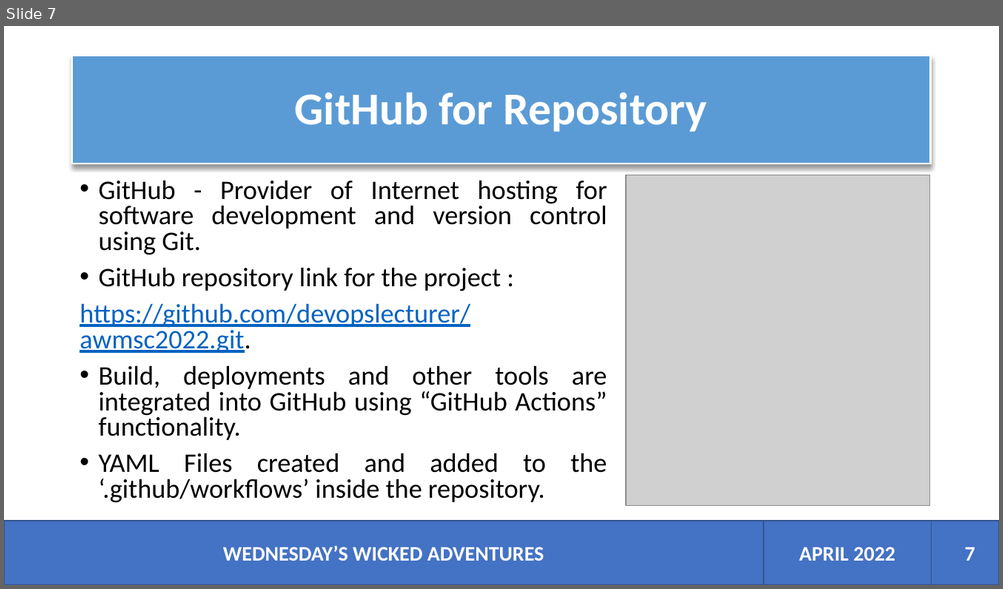
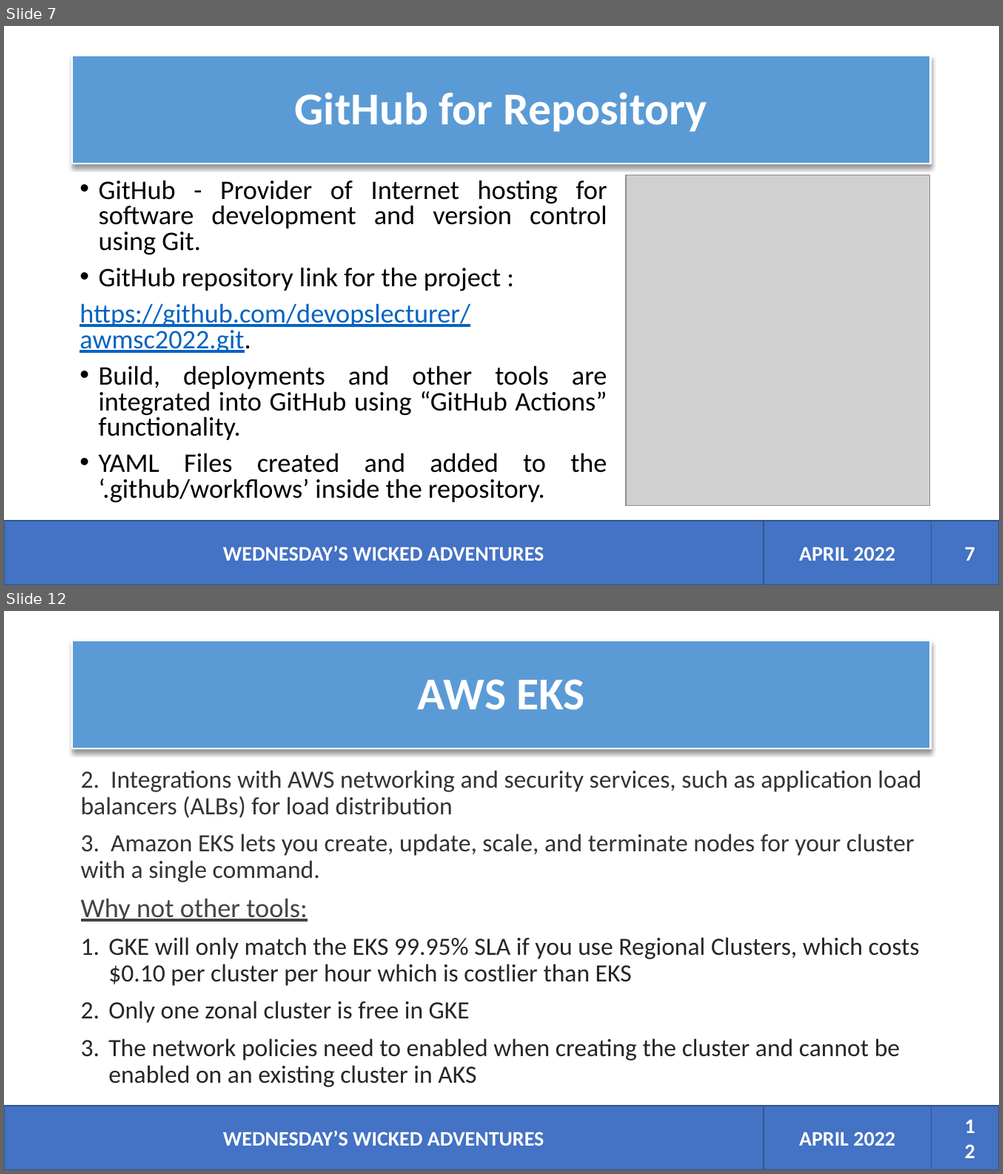
Before and after one commit to devopslecturer/awmsc2022, a slide deck: Wicked Adventures.pptx. Shown one above the other, each under a label of ours: slide 7 before the commit, slides 7 and 12 after it; the slides between them are not shown. The pictures are 1003x589 and 1003x1174 pixels, drawn with LibreOffice and Linux fonts; fonts in the diff are those of the drawing; grey boxes stand for pictures. Boxes give left, top, right and bottom in pixels: in the first picture for what was removed or moved away, otherwise in the second. Text is boxed around its words. In the diff, an @@ line names an element or a change of style, - is before the commit and + after.

```diff
--- a/Wicked Adventures.pptx
+++ b/Wicked Adventures.pptx
@@ slide 12 added at (x1=4, y1=611, x2=999, y2=1170), background #FFFFFF @@
@@ title added at (x1=73, y1=641, x2=930, y2=749), fill #5B9BD5, outline #FFFFFF 1.5 pt, 44 pt, text #FFFFFF, bold @@
+AWS EKS
@@ text added at (x1=81, y1=770, x2=921, y2=1088), 24 pt, text #262626 @@
+2. Integrations with AWS networking and security services, such as application load balancers (ALBs) for load distribution
+3. Amazon EKS lets you create, update, scale, and terminate nodes for your cluster with a single command.
+Why not other tools:
+1. GKE will only match the EKS 99.95% SLA if you use Regional Clusters, which costs $0.10 per cluster per hour which is costlier than EKS
+2. Only one zonal cluster is free in GKE
+3. The network policies need to enabled when creating the cluster and cannot be enabled on an existing cluster in AKS
@@ rectangle added at (x1=4, y1=1106, x2=763, y2=1170), fill #4472C4, outline #325491 1 pt, 20 pt, text #FFFFFF, bold @@
+WEDNESDAY’S WICKED ADVENTURES
@@ rectangle added at (x1=763, y1=1106, x2=931, y2=1170), fill #4472C4, outline #325491 1 pt, 20 pt, text #FFFFFF, bold @@
+APRIL 2022
@@ rectangle added at (x1=931, y1=1106, x2=999, y2=1170), fill #4472C4, outline #325491 1 pt @@
@@ page number added at (x1=948, y1=1124, x2=983, y2=1153), 20 pt, text #FFFFFF, bold @@
+12
```
Also in this commit, not shown: 1 slide changed, 3 other slides added, 8 other files.
